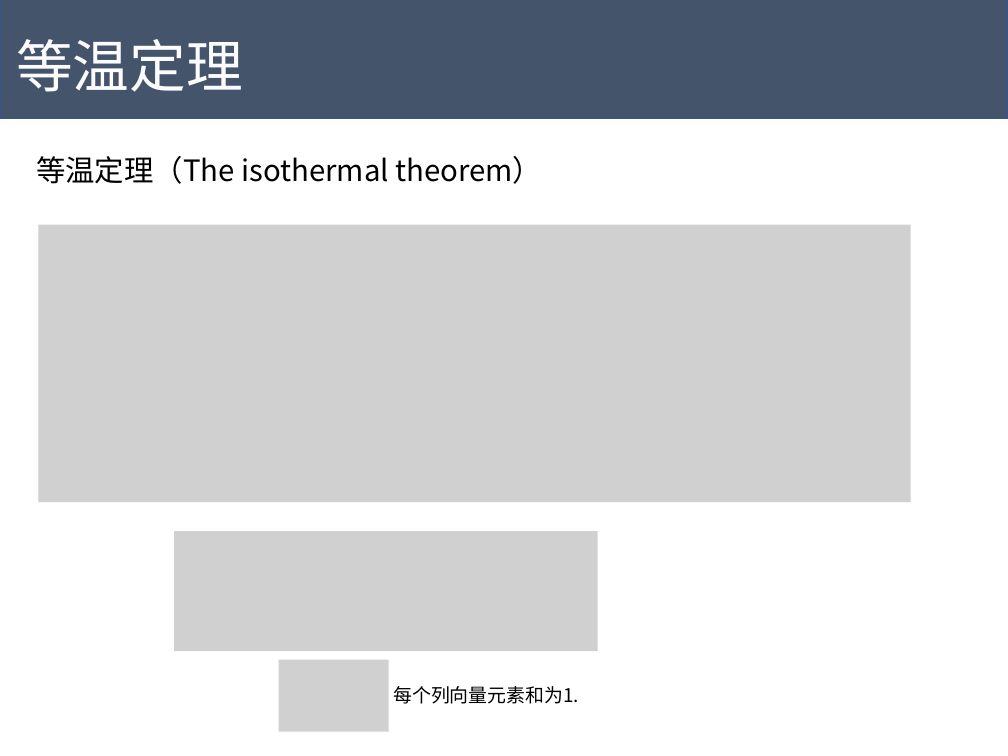
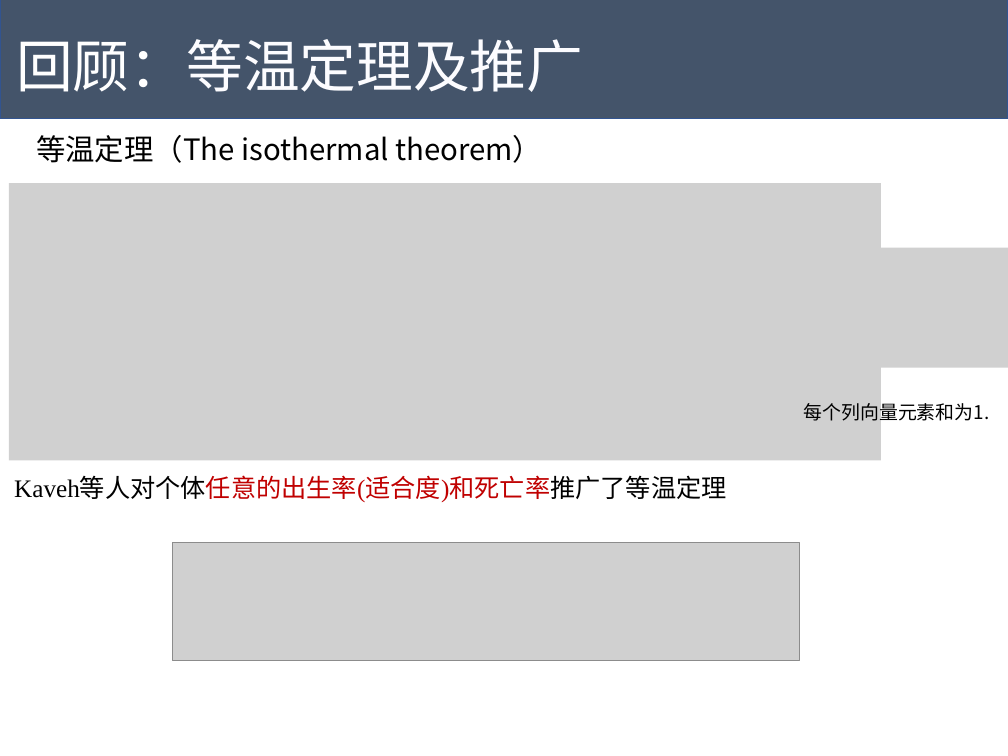
Before and after one commit to Tigerrr07/GNN-tiger, a slide deck: slide 7 of dynamics/pre.pptx (slide 6 before the commit). Drawn at 1008x756 pixels with LibreOffice and Linux fonts; fonts in the diff are those of the drawing; grey boxes stand for pictures. Boxes give left, top, right and bottom in pixels: in the first picture for what was removed or moved away, otherwise in the second. Text is boxed around its words. In the diff, an @@ line names an element or a change of style, - is before the commit and + after.

```diff
--- a/dynamics/pre.pptx
+++ b/dynamics/pre.pptx
@@ text at box(16, 39, 583, 92): text changed @@
-等温定理
+回顾：等温定理及推广
@@ text "等温定理（The isothermal theorem）": place and size @@
-text "等温定理（The isothermal theorem）" at box(36, 156, 543, 184)
+text "等温定理（The isothermal theorem）" at box(36, 135, 543, 163)
@@ picture: place and size @@
-picture at box(39, 225, 911, 502)
+picture at box(9, 183, 882, 461)
@@ picture added at box(585, 248, 1008, 368) @@
@@ text "每个列向量元素和为1." rewrapped from box(393, 686, 579, 704) to box(804, 399, 990, 424) @@
@@ text added at box(14, 477, 727, 502), 24 pt, text #000000 @@
+Kaveh等人对个体任意的出生率(适合度)和死亡率推广了等温定理
@@ picture: place and size @@
-picture at box(174, 532, 597, 652)
+picture at box(172, 543, 799, 661)
@@ picture removed at box(278, 659, 389, 731) @@
```
Also in this commit, not shown: 4 other slides changed, 5 slides added, 11 slides removed, 5 other files.
